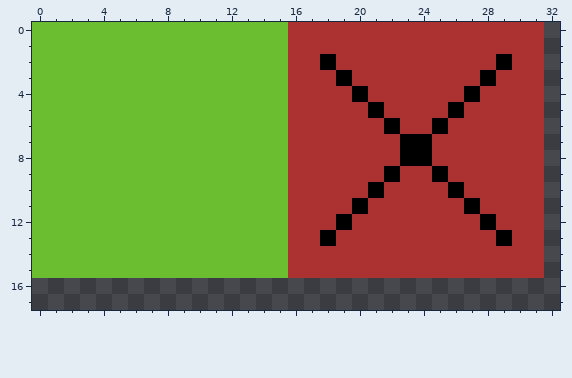
Pixel-art file -- SrcAssets/BackgroundTilemap.aseprite. The first picture shows the starting point.
64x64 pixels, 1 frame. Shown: x 0..32, y 0..17.
Now the later version:
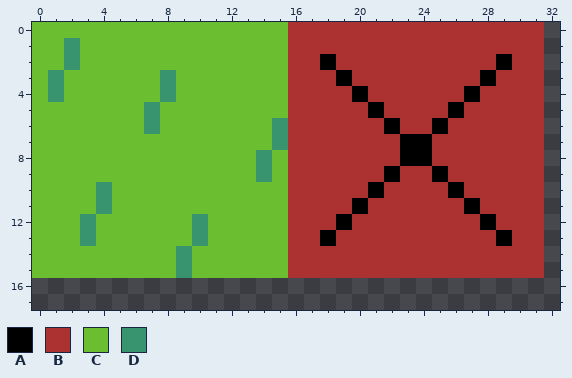
Palette (. is transparent): A #000000  B #ac3232  C #6abe30  D #37946e
Diff:
@@ x 0..17 @@
  0 CCCCCCCCCCCCCCCCBB
- 1 CCCCCCCCCCCCCCCCBB
- 2 CCCCCCCCCCCCCCCCBB
- 3 CCCCCCCCCCCCCCCCBB
- 4 CCCCCCCCCCCCCCCCBB
- 5 CCCCCCCCCCCCCCCCBB
- 6 CCCCCCCCCCCCCCCCBB
- 7 CCCCCCCCCCCCCCCCBB
- 8 CCCCCCCCCCCCCCCCBB
- 9 CCCCCCCCCCCCCCCCBB
-10 CCCCCCCCCCCCCCCCBB
-11 CCCCCCCCCCCCCCCCBB
-12 CCCCCCCCCCCCCCCCBB
-13 CCCCCCCCCCCCCCCCBB
-14 CCCCCCCCCCCCCCCCBB
-15 CCCCCCCCCCCCCCCCBB
+ 1 CCDCCCCCCCCCCCCCBB
+ 2 CCDCCCCCCCCCCCCCBB
+ 3 CDCCCCCCDCCCCCCCBB
+ 4 CDCCCCCCDCCCCCCCBB
+ 5 CCCCCCCDCCCCCCCCBB
+ 6 CCCCCCCDCCCCCCCDBB
+ 7 CCCCCCCCCCCCCCCDBB
+ 8 CCCCCCCCCCCCCCDCBB
+ 9 CCCCCCCCCCCCCCDCBB
+10 CCCCDCCCCCCCCCCCBB
+11 CCCCDCCCCCCCCCCCBB
+12 CCCDCCCCCCDCCCCCBB
+13 CCCDCCCCCCDCCCCCBB
+14 CCCCCCCCCDCCCCCCBB
+15 CCCCCCCCCDCCCCCCBB
 16 ..................
Changed places in both pictures, as pixel boxes (x1, y1, x2, y2):
changed: (48, 38, 80, 102)
changed: (80, 70, 176, 246)
changed: (176, 118, 288, 278)
